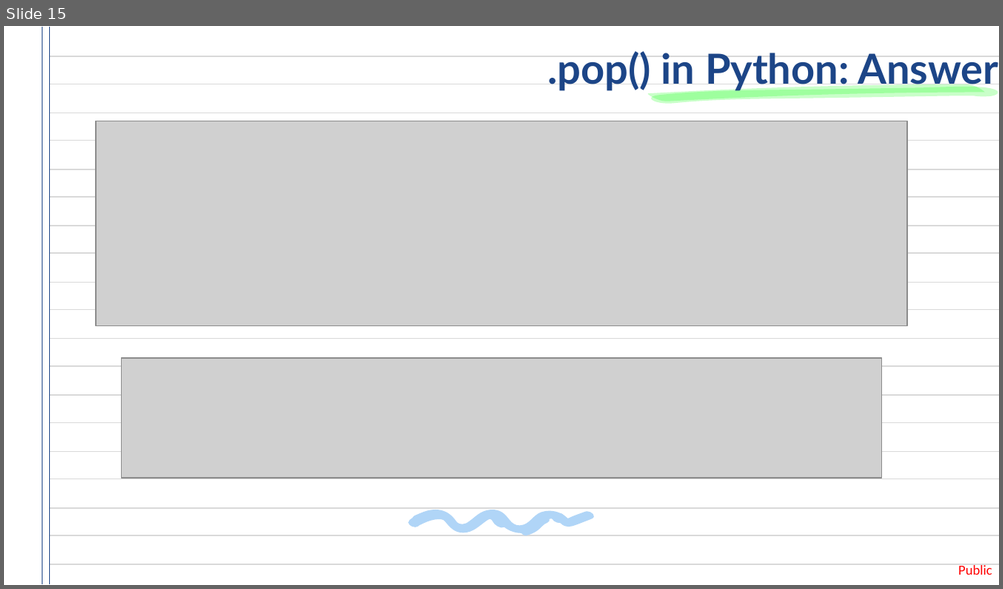
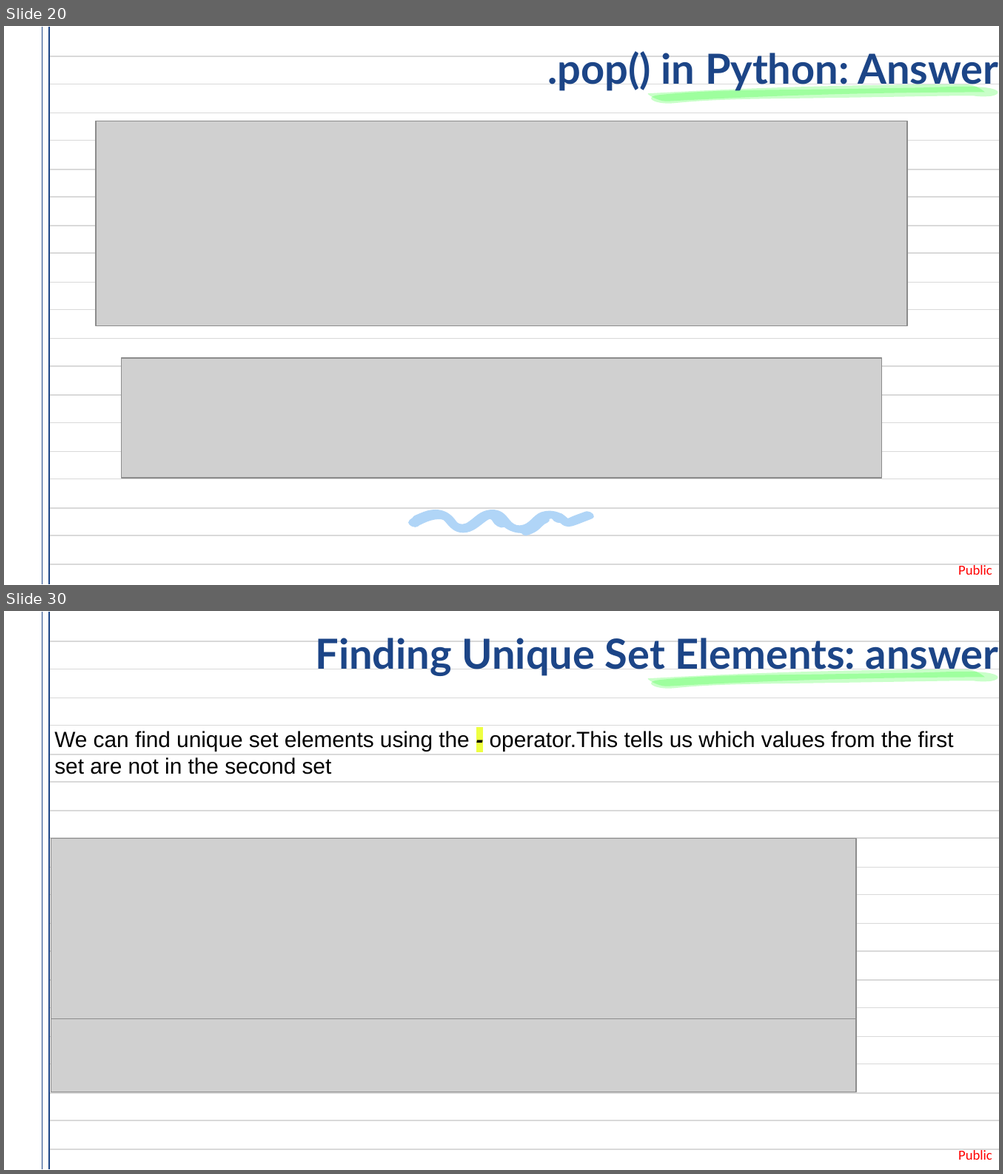
Before and after one commit to pi515/tech-mentorship, a slide deck: lessons/4-collections/4.3-sets/4.3.pptx. Shown one above the other, each under a label of ours: slide 15 before the commit, slides 20 and 30 after it; the slides between them are not shown. The pictures are 1003x589 and 1003x1174 pixels, drawn with LibreOffice and Linux fonts; fonts in the diff are those of the drawing; grey boxes stand for pictures. Boxes give left, top, right and bottom in pixels: in the first picture for what was removed or moved away, otherwise in the second. Text is boxed around its words. In the diff, an @@ line names an element or a change of style, - is before the commit and + after.

```diff
--- a/lessons/4-collections/4.3-sets/4.3.pptx
+++ b/lessons/4-collections/4.3-sets/4.3.pptx
@@ slide 30 added at (x1=4, y1=611, x2=999, y2=1170), background #FFFFFF; not listed: 22 template elements that a slide beside it also shows @@
@@ title added at (x1=316, y1=638, x2=999, y2=677), 30 pt, text #1C4587, bold @@
+Finding Unique Set Elements: answer
@@ freeform shape added at (x1=643, y1=672, x2=999, y2=689), fill #00FF00 at 21% opacity @@
@@ freeform shape added at (x1=646, y1=669, x2=984, y2=686), fill #00FF00 at 21% opacity @@
@@ subtitle added at (x1=54, y1=731, x2=953, y2=775), 16 pt, text #000000 @@
+We can find unique set elements using the - operator.This tells us which values from the first set are not in the second set
@@ picture added at (x1=51, y1=839, x2=855, y2=1019) @@
@@ picture added at (x1=51, y1=1019, x2=855, y2=1092) @@
@@ what was slide 15 is now slide 20 @@
```
Also in this commit, not shown: 24 other slides changed, 10 other slides added, 1 other file.
